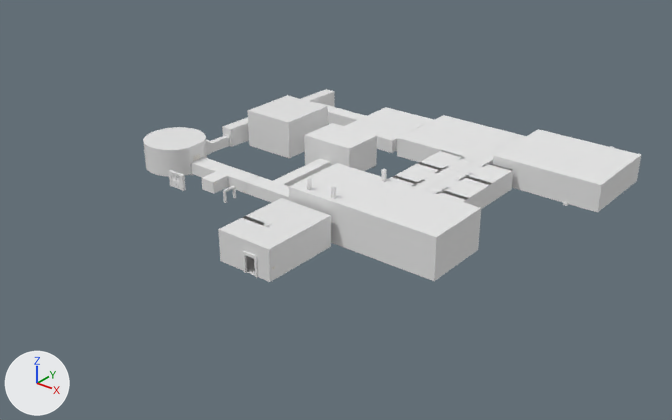
Two versions of the Blender file Assets/Scenes/Asylum.blend, one commit apart.
Rendered twice from a camera (50 mm lens) standing at (166.4, -160.1, 101.4) and looking at (30.8, 9.4, -3.6). Arrows for +X, +Y and +Z are at lower left; the lights stay in place.
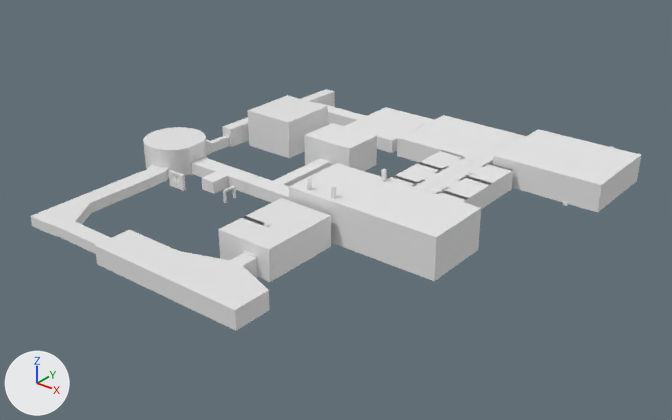
Boxes (x1, y1, x2, y2) around the edits, measured in the pictures (672 x 420 px):
'Cube.066', added: after (31, 165, 270, 331)
part 1 of me_cube_020, added: after (218, 213, 302, 282)

The edits, one by one:
me_cube_020 has 12 vertices, 5 faces and spans x -7.7..7.7, y 0.0..10.6, z -8.7..-0.6.
me_cube_020 is used by ob_cube_039; location (36.8, -20.2, 6.8).
Verts and faces of me_cube_020; kept vertices keep their numbers, new ones are numbered from 12.
Before the commit, vertices of me_cube_020: 8 (-7.7, 0.0, -0.6) at pixel (250, 213), 9 (-7.7, 0.0, -8.7), 10 (7.7, 0.0, -0.6) at pixel (301, 231), 11 (7.7, 0.0, -8.7) at pixel (301, 263).
Part 1, on me_cube_020:
New vertices 12 to 15 stand at vertices 8 to 11, in that order, plus (0.0, -10.6, 0.0).
New vertex 16 is at (3.9, -10.6, -8.7), pixel (257, 276).
New vertex 17 is at (0.3, -10.6, -8.7).
New vertex 18 is at (3.9, -10.6, -3.9), pixel (256, 257).
New vertex 19 is at (0.2, -10.6, -3.8), pixel (244, 252).
New faces: (8, 12, 13, 9), (12, 14, 15, 16, 18, 19, 17, 13), (9, 13, 17, 16, 15, 11), (8, 10, 14, 12), (10, 11, 15, 14).
Mesh me_cube_054 is new.
It has 48 vertices, 45 faces and spans x -57.8..15.4, y -29.2..14.7, z -8.7..-3.8.
It uses material mat_wall1_png (its picture is missing).
Object 'Cube.039' (ob_cube_039) loses its MIRROR modifier named 'Mirror'.
Modifier setting removed (it was use_axis = (False, True, False)).
Modifier setting removed (it was use_clip = True).
Object 'Cube.066' (ob_cube_066) is new; it shows me_cube_054.
Its location is (36.8, -20.2, 6.8).
